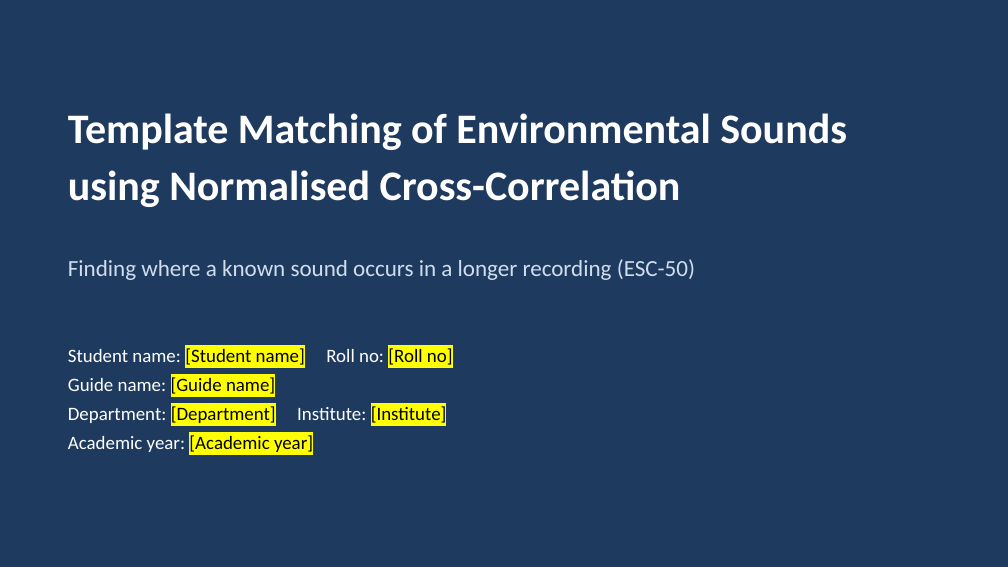
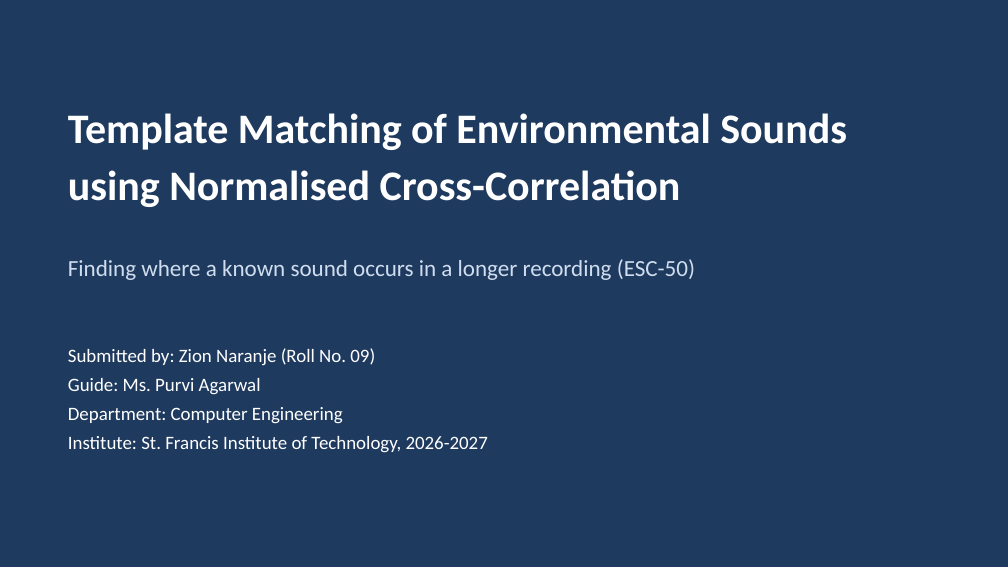
Before and after one commit to Zion-Naranje/matched-filter-pulse-detector, a slide deck: slide 1 of esc50_matching/docs/presentation.pptx. Drawn at 1008x567 pixels with LibreOffice and Linux fonts; fonts in the diff are those of the drawing. Boxes give left, top, right and bottom in pixels: in the first picture for what was removed or moved away, otherwise in the second. Text is boxed around its words. In the diff, an @@ line names an element or a change of style, - is before the commit and + after.

```diff
--- a/esc50_matching/docs/presentation.pptx
+++ b/esc50_matching/docs/presentation.pptx
@@ text at (x1=68, y1=348, x2=488, y2=453): text changed; text colour #000000 to #FFFFFF @@
-Student name: [Student name] Roll no: [Roll no]
-Guide name: [Guide name]
-Department: [Department] Institute: [Institute]
-Academic year: [Academic year]
+Submitted by: Zion Naranje (Roll No. 09)
+Guide: Ms. Purvi Agarwal
+Department: Computer Engineering
+Institute: St. Francis Institute of Technology, 2026-2027
```
Also in this commit, not shown: 3 other files.
